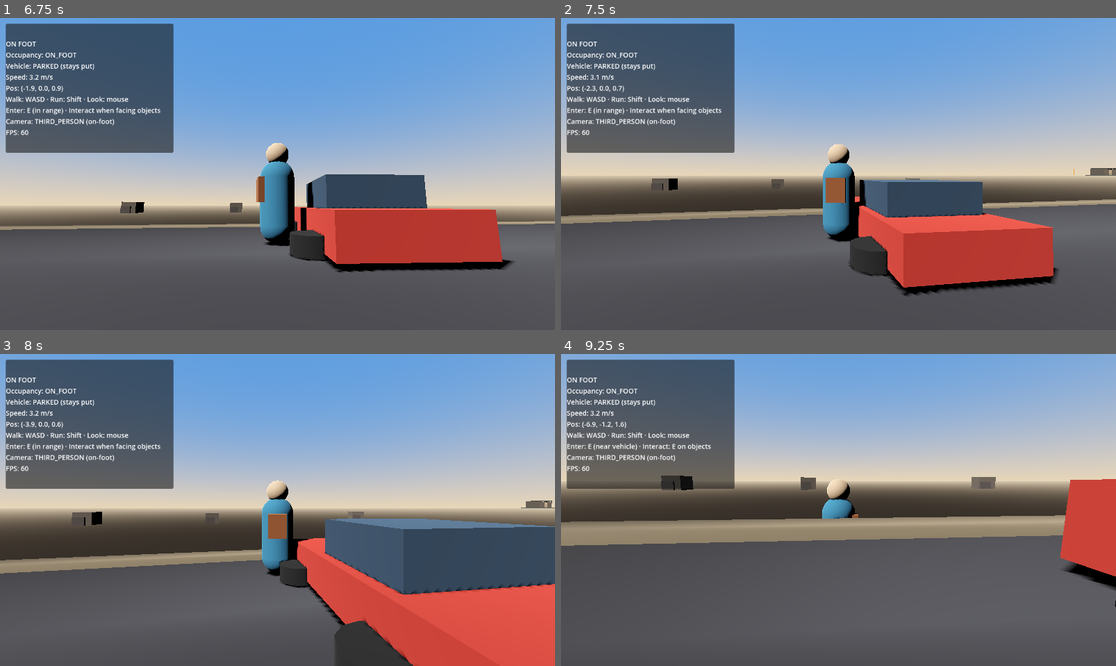
Above: before the commit, frames 1-4 (two rows, left to right).
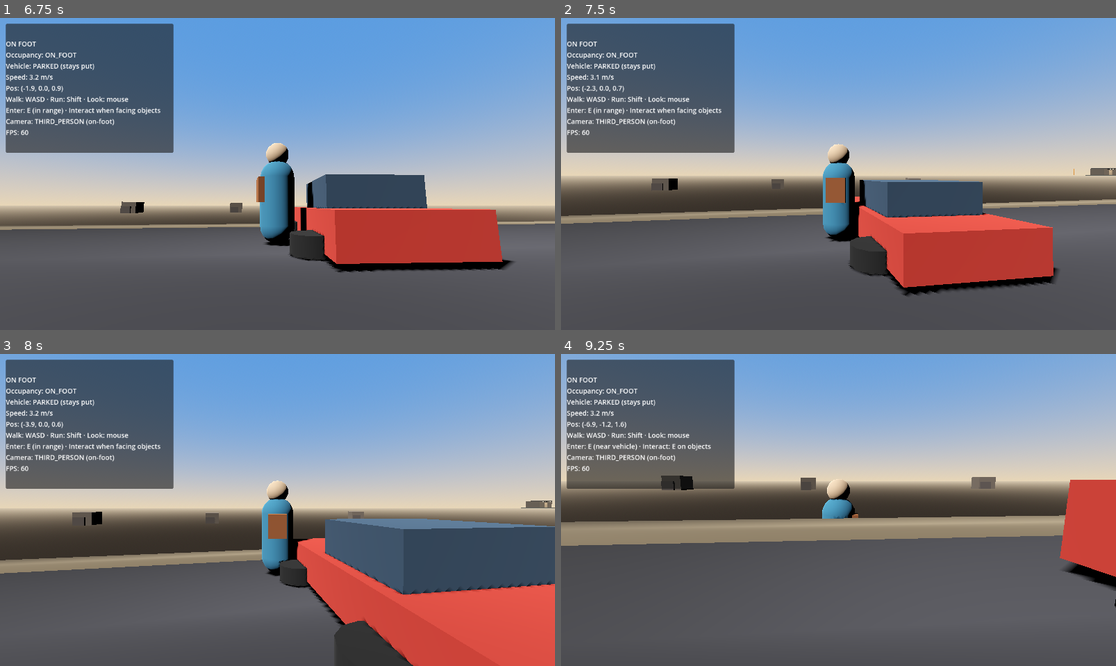
Above: after the commit, the same moments.

Repository: jacquesmoraes/moon-road
Game: Godot game, scene res://scenes/test/DrivingSandbox.tscn
Two runs of this game, one before a commit and one after it. Both use one fixed random seed, a clock stepped at 60 frames per second and the inputs below.
Inputs (mouse positions are in pixels of both pictures, inside the frame that each line leads up to):
- Up to frame 1 (6.75 s): move the mouse to (249, 236) at 0.52 s; hold W (player_move_forward) 0.53-1.25 s; hold E (player_enter_vehicle) 0.53-1.25 s; click (249, 236) at 0.67 s; drag from (444, 220) to (249, 236) at 1.27 s; move the mouse to (111, 127) at 2.02 s; hold A (player_move_left) 2.03-2.75 s; tap T (vehicle_autopilot_toggle) at 2.1 s; drag from (305, 174) to (111, 127) at 2.77 s; move the mouse to (194, 96) at 3.52 s; hold S (player_move_backward) 3.53-4.25 s; hold F (vehicle_camera_next) 3.53-4.25 s; drag from (399, 158) to (194, 96) at 4.27 s; move the mouse to (166, 189) at 5.02 s; hold W (player_move_forward) 5.03-5.75 s; hold P (vehicle_park) 5.03-5.75 s; click (166, 189) at 5.17 s; drag from (333, 105) to (166, 189) at 5.77 s; tap Enter at 6.5 s; move the mouse to (249, 236) at 6.52 s; hold D (player_move_right) from 6.53 s (still down); hold E (player_enter_vehicle) from 6.53 s (still down)
- Up to frame 2 (7.5 s): move the mouse to (877, 177) at 7.27 s; release D (player_move_right) at 7.28 s; release E (player_enter_vehicle) at 7.28 s; hold W (player_move_forward) from 7.28 s (still down); tap Shift (player_run) at 7.35 s
- Up to frame 3 (8 s): keep holding W (player_move_forward)
- Up to frame 4 (9.25 s): move the mouse to (794, 506) at 8.02 s; tap T (vehicle_autopilot_toggle) at 8.1 s; move the mouse to (844, 510) at 8.77 s; release W (player_move_forward) at 8.78 s; hold A (player_move_left) from 8.78 s (still down); tap M (vehicle_camera_cinematic_toggle) at 8.85 s

Frame 1 is identical in both runs. In frame 2, less than 0.1% of the frame differs, in the area x 16-100%, y 48-90%; in frame 3, less than 0.1%; in frame 4, less than 0.1%, in the area x 1-100%, y 38-82%.

Commit message:
fix: hold parked vehicle pose during interior explore
Stop freefall when a parked car loses floor contact so the stop stays put while the player walks into the Observation Booth. Soften interior smoke to allow absolute translation only after origin recenter.

Co-authored-by: jacquesbarrosmoraes <jacquesbarrosmoraes@gmail.com>

Diff:
--- a/scripts/test/drive_smoke.gd
+++ b/scripts/test/drive_smoke.gd
@@ -1643,7 +1643,9 @@
 		return false
 
 	var parked_origin: Vector3 = _vehicle.global_position
-	var spawn_xf := Transform3D(Basis.IDENTITY, character.global_position + Vector3(8.0, 0.0, -2.0))
+	var recenter_before: int = int(_recenter.call("get_recenter_count")) if _recenter != null else 0
+	# Keep the platform clear of the parked car so collision does not disturb the stop.
+	var spawn_xf := Transform3D(Basis.IDENTITY, character.global_position + Vector3(14.0, 0.0, -6.0))
 	var scene_root: Node = root.get_child(0) if root.get_child_count() > 0 else root
 	var vp: Node3D = poi_sys.call("spawn_viewpoint", poi_res, spawn_xf, scene_root, vp_scene) as Node3D
 	if vp == null:
@@ -1721,15 +1723,17 @@
 		quit(1)
 		return false
 
-	# Parked car must not have moved.
-	if parked_origin.distance_to(_vehicle.global_position) > 0.5:
-		push_error("drive_smoke: parked vehicle moved during interior explore")
-		quit(1)
-		return false
+	# Parked car must remain parked; absolute move is OK only if origin recentered.
+	var recenter_after: int = int(_recenter.call("get_recenter_count")) if _recenter != null else 0
 	if not bool(_vehicle.call("is_parked")):
 		push_error("drive_smoke: vehicle left PARKED during interior explore")
 		quit(1)
 		return false
+	if recenter_after == recenter_before:
+		if parked_origin.distance_to(_vehicle.global_position) > 0.5:
+			push_error("drive_smoke: parked vehicle drifted without origin recenter")
+			quit(1)
+			return false
 
 	booth.player_entered_interior.disconnect(on_enter)
 	booth.player_exited_interior.disconnect(on_exit)
--- a/scripts/vehicles/player_vehicle.gd
+++ b/scripts/vehicles/player_vehicle.gd
@@ -124,18 +124,13 @@
 			_mode_controller.call("set_mode", 0)  # MANUAL
 
 
-func _update_parked(delta: float) -> void:
-	## Keep stationary; still resolve floor contact / gravity so slopes stay stable.
+func _update_parked(_delta: float) -> void:
+	## Hold the parked world pose. Do not freefall or slope-slide — the player left the
+	## car here (validated by can_park). Origin recenter still moves us explicitly.
 	_speed = 0.0
 	_steer_override = 0.0
 	_steer_override_enabled = false
-	if is_on_floor():
-		velocity = Vector3.ZERO
-	else:
-		velocity.x = 0.0
-		velocity.z = 0.0
-		velocity.y -= GRAVITY * delta
-	move_and_slide()
+	velocity = Vector3.ZERO
 
 
 func toggle_park() -> void:
Not shown, added: scripts/interaction/observation_log.gd.uid
Not shown, added: scripts/world/interior_volume.gd.uid
Not shown, added: scripts/world/small_interior.gd.uid
